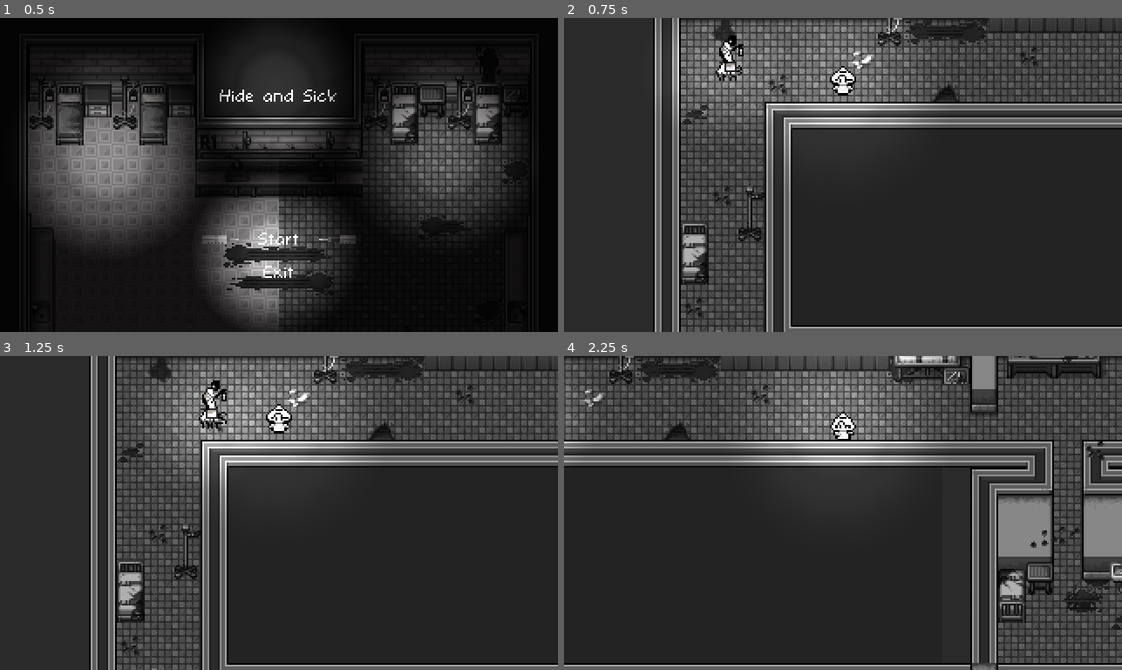
Above: before the commit, frames 1-4 (two rows, left to right).
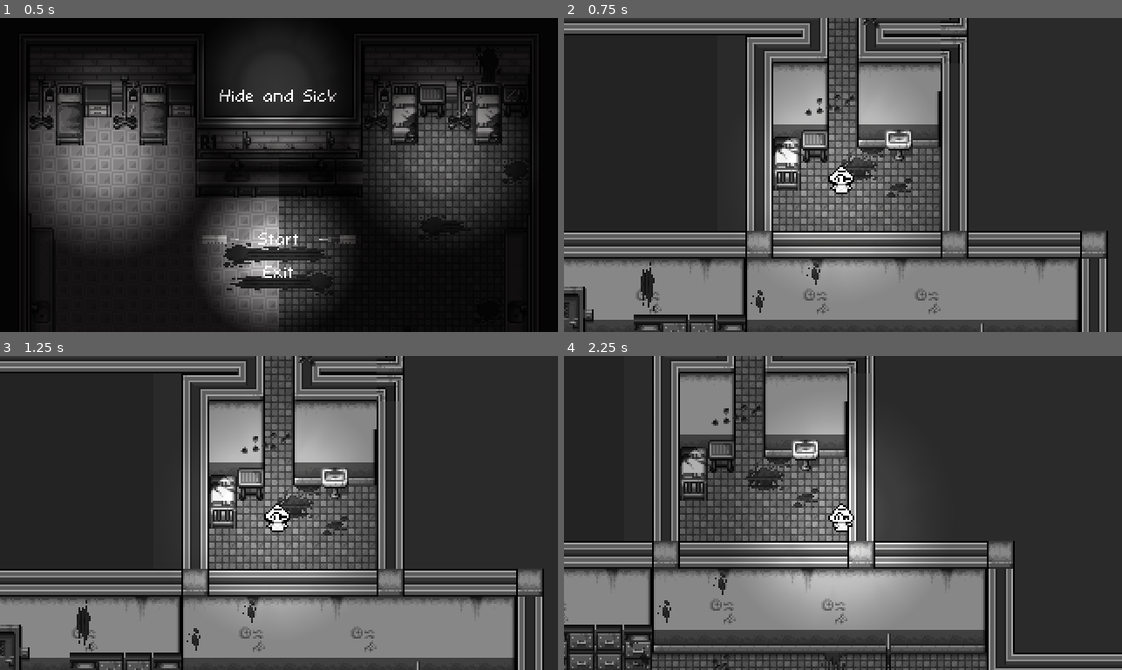
Above: after the commit, the same moments.

Repository: Gr1moire/Hide-and-Sick
Game: Godot game, scene res://menus/Menu.tscn
The game is run twice, just before and just after one commit, with the same random seed, the same clock (stepped at 60 frames per second) and the same inputs. The project has no main scene, so this scene is started directly.
Inputs (mouse positions are in pixels of both pictures, inside the frame that each line leads up to):
- Up to frame 1 (0.5 s): no input
- Up to frame 2 (0.75 s): click "Start" at 0.5 s
- Up to frame 3 (1.25 s): no input
- Up to frame 4 (2.25 s): move the mouse to (965, 497) at 1.27 s; hold Right (ui_right) 1.28-2.03 s; tap Space (hide) at 1.35, 2.1 s; move the mouse to (731, 528) at 2.02 s; hold Down (ui_down) from 2.03 s (still down)

Frame 1 is identical in both runs. In frame 2, 60% of the frame differs, in the area x 0-100%, y 0-100%; in frame 3, 60%; in frame 4, 66%.

Commit message:
Je sais plus

Diff:
--- a/scenes/common/Portal.tscn
+++ b/scenes/common/Portal.tscn
@@ -12,5 +12,3 @@
 
 [node name="CollisionShape2D" type="CollisionShape2D" parent="."]
 shape = SubResource( 1 )
-
-[connection signal="body_entered" from="." to="." method="_on_Portal_body_entered"]
--- a/scenes/level1/Level1.tscn
+++ b/scenes/level1/Level1.tscn
@@ -11,12 +11,13 @@
 [ext_resource path="res://scenes/common/LockerFront.tscn" type="PackedScene" id=9]
 [ext_resource path="res://scenes/common/LockersBack.tscn" type="PackedScene" id=10]
 [ext_resource path="res://player/SpaceButtonAnimation.png" type="Texture" id=11]
-
-[sub_resource type="CapsuleShape2D" id=45]
+[ext_resource path="res://scenes/common/Portal.tscn" type="PackedScene" id=12]
+
+[sub_resource type="CapsuleShape2D" id=1]
 radius = 1.76161
 height = 2.99854
 
-[sub_resource type="Animation" id=46]
+[sub_resource type="Animation" id=2]
 resource_name = "Idle Down"
 length = 0.1
 tracks/0/type = "value"
@@ -464,37 +465,38 @@
 [node name="Player" parent="Entities" groups=[
 "Player",
 ] instance=ExtResource( 3 )]
-position = Vector2( 221.16, 35.8482 )
+position = Vector2( 503.13, 146.765 )
 collision_mask = 21
 
 [node name="Player Collision" parent="Entities/Player" index="1"]
-shape = SubResource( 45 )
+shape = SubResource( 1 )
 
 [node name="AnimationPlayer" parent="Entities/Player" index="2"]
-"anims/Idle Down" = SubResource( 46 )
-"anims/Idle Left" = SubResource( 47 )
-"anims/Idle Right" = SubResource( 48 )
-"anims/Idle Up" = SubResource( 49 )
-"anims/Walk Down" = SubResource( 50 )
-"anims/Walk Left" = SubResource( 51 )
-"anims/Walk Right" = SubResource( 52 )
-"anims/Walk Up" = SubResource( 53 )
+"anims/Idle Down" = SubResource( 2 )
+"anims/Idle Left" = SubResource( 3 )
+"anims/Idle Right" = SubResource( 4 )
+"anims/Idle Up" = SubResource( 5 )
+"anims/Walk Down" = SubResource( 6 )
+"anims/Walk Left" = SubResource( 7 )
+"anims/Walk Right" = SubResource( 8 )
+"anims/Walk Up" = SubResource( 9 )
 
 [node name="AnimationTree" parent="Entities/Player" index="3"]
-tree_root = SubResource( 54 )
-parameters/playback = SubResource( 55 )
+tree_root = SubResource( 22 )
+parameters/playback = SubResource( 23 )
 
 [node name="PressSpaceAnimation" parent="Entities/Player" index="4"]
-frames = SubResource( 56 )
+frames = SubResource( 26 )
 
 [node name="Zone" parent="Entities/Player/DetectionZone" index="0"]
-shape = SubResource( 57 )
+shape = SubResource( 27 )
 
 [node name="Camera2D" type="Camera2D" parent="Entities/Player"]
+position = Vector2( 0.870026, -2.7653 )
 current = true
 limit_left = -144
-limit_top = 0
-limit_right = 640
+limit_top = -100
+limit_right = 784
 limit_bottom = 512
 
 [node name="Enemy" parent="Entities" instance=ExtResource( 6 )]
@@ -536,6 +538,10 @@
 [node name="Timer" type="Timer" parent="Entities/Enemy"]
 wait_time = 0.2
 autostart = true
+
+[node name="Portal" parent="." instance=ExtResource( 12 )]
+position = Vector2( 680, 288 )
+next_scene_path = "res://scenes/level2/Level2.tscn"
 
 [connection signal="body_entered" from="Entities/LOCKER_FRONT/HidingSpotLockerFront/LockerFrontSprite/HidingSpot" to="Entities/Player" method="_on_HidingSpot_body_entered"]
 [connection signal="body_exited" from="Entities/LOCKER_FRONT/HidingSpotLockerFront/LockerFrontSprite/HidingSpot" to="Entities/Player" method="_on_HidingSpot_body_exited"]
@@ -544,6 +550,8 @@
 [connection signal="body_entered" from="Entities/Enemy/DetectionZone" to="Entities/Enemy/DetectionZone" method="_on_DetectionZone_body_entered"]
 [connection signal="body_exited" from="Entities/Enemy/DetectionZone" to="Entities/Enemy/DetectionZone" method="_on_DetectionZone_body_exited"]
 [connection signal="timeout" from="Entities/Enemy/Timer" to="Entities/Enemy" method="_on_Timer_timeout"]
+[connection signal="body_entered" from="Portal" to="Entities/Player" method="_on_Portal_body_entered"]
+[connection signal="body_exited" from="Portal" to="Entities/Player" method="_on_Portal_body_exited"]
 
 [editable path="Entities/LOCKER_FRONT"]
 [editable path="Entities/HidingSpotLockersBack"]
Not shown: 22 places in scenes/level1/Level1.tscn that only renumber resources
Not shown, added: cinematic/ending/ffinAudio.ogg
